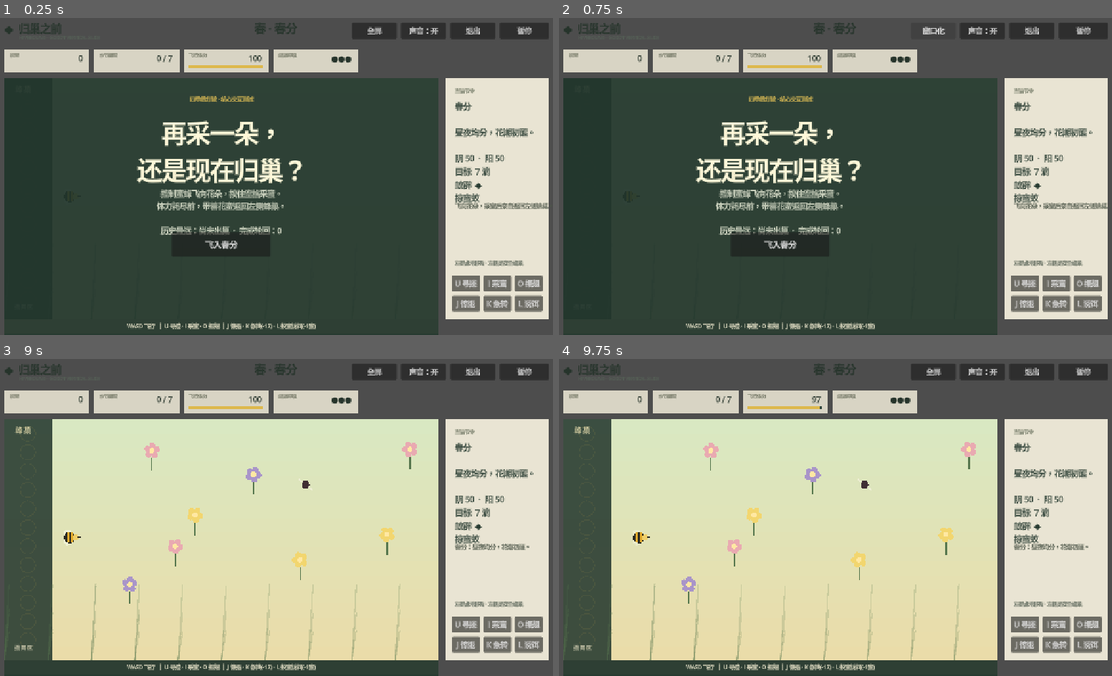
Above: before the commit, frames 1-4 (two rows, left to right).
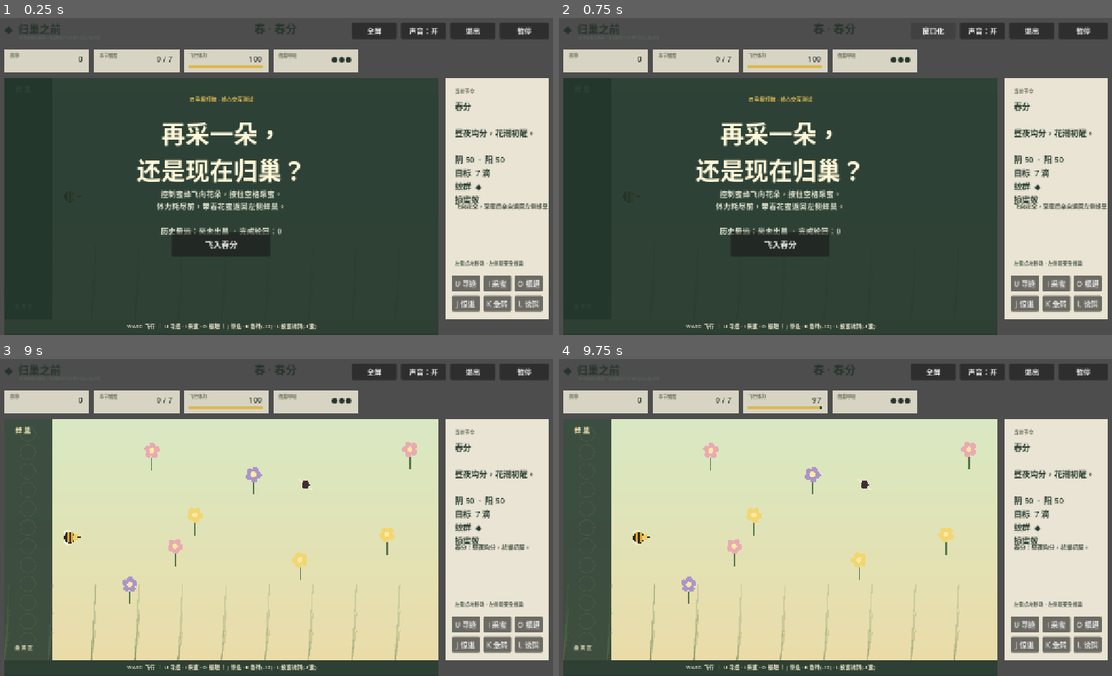
Above: after the commit, the same moments.

Repository: alanthssss/nameless-becoming
Game: Godot game, scene res://main.tscn
Two runs of this game, one before a commit and one after it. Both use one fixed random seed, a clock stepped at 60 frames per second and the inputs below.
Inputs (mouse positions are in pixels of both pictures, inside the frame that each line leads up to):
- Up to frame 1 (0.25 s): no input
- Up to frame 2 (0.75 s): click "全屏" at 0.5 s
- Up to frame 3 (9 s): click "窗口化" at 1.25 s; click "声音：开" at 2 s; click "声音：关" at 2.75 s; click "暂停" at 3.5 s; click "U 寻迹" at 4.25 s; click "I 采蜜" at 5 s; click "O 振翅" at 5.75 s; click "J 惊退" at 6.5 s; click "K 急转" at 7.25 s; click "L 诱饵" at 8 s; click "飞入春分" at 8.75 s
- Up to frame 4 (9.75 s): tap Enter at 9.5 s; move the mouse to (962, 498) at 9.52 s; hold D (move_right) from 9.53 s (still down); hold Shift (dash) from 9.53 s (still down); click (962, 498) at 9.67 s

The runs differ from the first frame. In frame 1, 4.4% of the frame differs, in the area x 1-100%, y 1-99%; in frame 2, 4.4%; in frame 3, 1.8%; in frame 4, 1.8%.

Commit message:
fix(web): embed subset Chinese font to fix tofu glyphs in Web export
- Add Noto Sans SC subset (416 CJK chars used in game) as godot/fonts/hivebound_font.woff2
- Set it as gui/theme/default_font and disable MSDF for reliable CJK rendering
- Re-export Web build; .pck now includes the fontdata
- Update PROJECT_LOG and analysis index with design consensus doc

Diff:
--- a/godot/project.godot
+++ b/godot/project.godot
@@ -24,7 +24,8 @@
 
 [gui]
 
-theme/default_font_multichannel_signed_distance_field=true
+theme/default_font="res://fonts/hivebound_font.woff2"
+theme/default_font_multichannel_signed_distance_field=false
 
 [input]
 
Binary file added: godot/fonts/hivebound_font.woff2
Not shown, added: godot/fonts/hivebound_font.woff2.import
Not shown, added: docs/DESIGN_CONSENSUS.md
Not shown, changed: docs/PROJECT_LOG.md
Not shown, changed: docs/analysis/README.md
